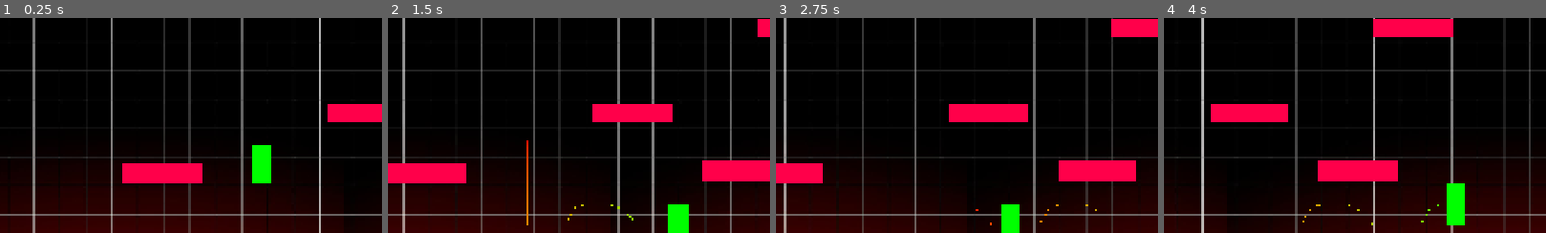
Above: before the commit, frames 1-4 (left to right).
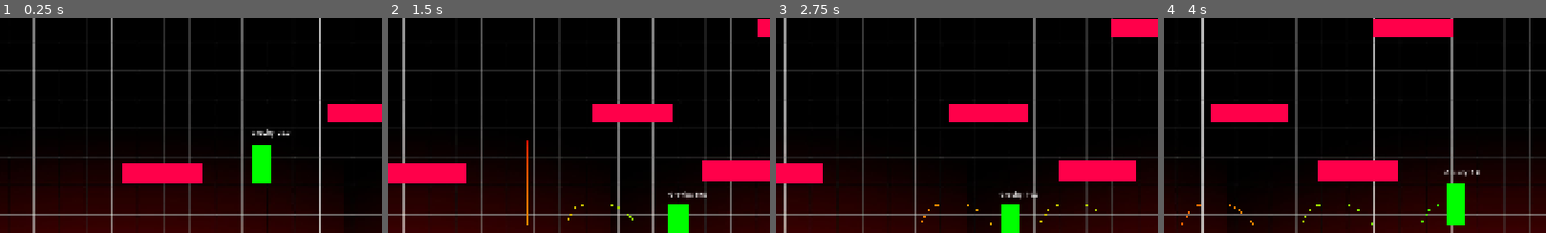
Above: after the commit, the same moments.

Repository: cmoll24/2025_IGC_Vela_Spark
Game: Godot game, scene res://src/main/main.tscn
Same seed, same stepped clock (60 frames per second), same inputs: the game is played once before the commit and once after it.
Inputs:
- Up to frame 1 (0.25 s): no input
- Up to frame 2 (1.5 s): hold Right (move_right) from 0.53 s (still down); tap Z (jump) at 0.77 s
- Up to frame 3 (2.75 s): tap Z (jump) at 1.52 s; release Right (move_right) at 2.03 s; hold Left (move_left) from 2.03 s (still down)
- Up to frame 4 (4 s): release Left (move_left) at 2.78 s; hold Right (move_right) from 2.78 s (still down); tap Z (jump) at 3.02, 3.77 s
The pictures show only the part of the screen within x 16-66%, y 42-92%; the shares and areas given below are measured in that part.

The runs differ from the first frame. In frame 1, 0.2% of the frame differs, in the area x 66-76%, y 51-56%; in frame 2, 0.2%; in frame 3, 0.3%, in the area x 38-84%, y 80-97%; in frame 4, 0.2%.

Commit message:
Fixed Max fall speed

Diff:
--- a/2025-igc-boss/src/levels/level_1.gd
+++ b/2025-igc-boss/src/levels/level_1.gd
@@ -7,5 +7,5 @@
 	var current_player_pos = player.global_position
 
 	player_path.add_point(current_player_pos)
-	if player_path.get_point_count() > 100:
+	if player_path.get_point_count() > 500:
 		player_path.remove_point(0)
--- a/2025-igc-boss/src/player/player.tscn
+++ b/2025-igc-boss/src/player/player.tscn
@@ -48,7 +48,6 @@
 color = Color(0, 1, 0, 1)
 
 [node name="Debug_Label" type="Label" parent="."]
-visible = false
 offset_left = -25.0
 offset_top = -90.0
 offset_right = 25.0
--- a/2025-igc-boss/src/player/player_controller.gd
+++ b/2025-igc-boss/src/player/player_controller.gd
@@ -7,7 +7,7 @@
 @export var MOVE_SPEED : float = 400.0
 @export var H_DECELERATION : float = 10
 @export var GRAVITY : float = 1000.0
-@export var MAX_FALL_SPEED : float = 50.0
+@export var MAX_FALL_SPEED : float = 1000.0
 
 @export_category("Jump variables")
 @export var JUMP_SPEED : float = 700.0
@@ -29,12 +29,13 @@
 	else:
 		current_gravity = GRAVITY
 
-	velocity.y += min(current_gravity * delta, MAX_FALL_SPEED)
+	velocity.y += current_gravity * delta
 	horizontal_movement(delta)
 	jump(delta)
 
 	debug_animation()
 
+	velocity.y = min(velocity.y, MAX_FALL_SPEED)
 	move_and_slide()
 
 	if is_on_floor():
